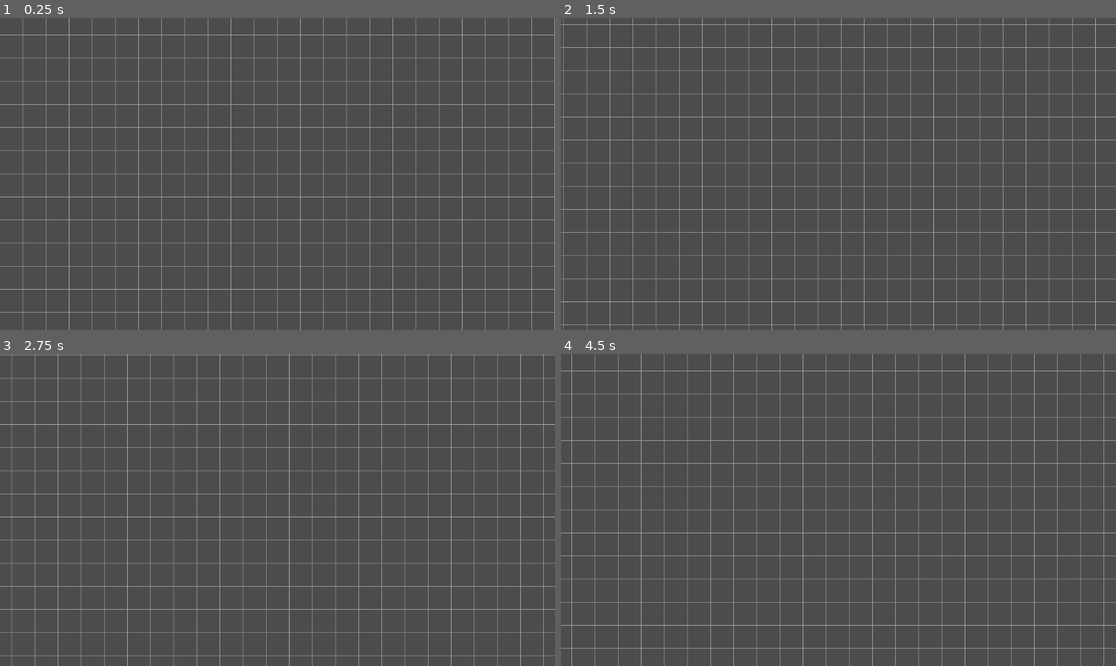
Above: before the commit, frames 1-4 (two rows, left to right).
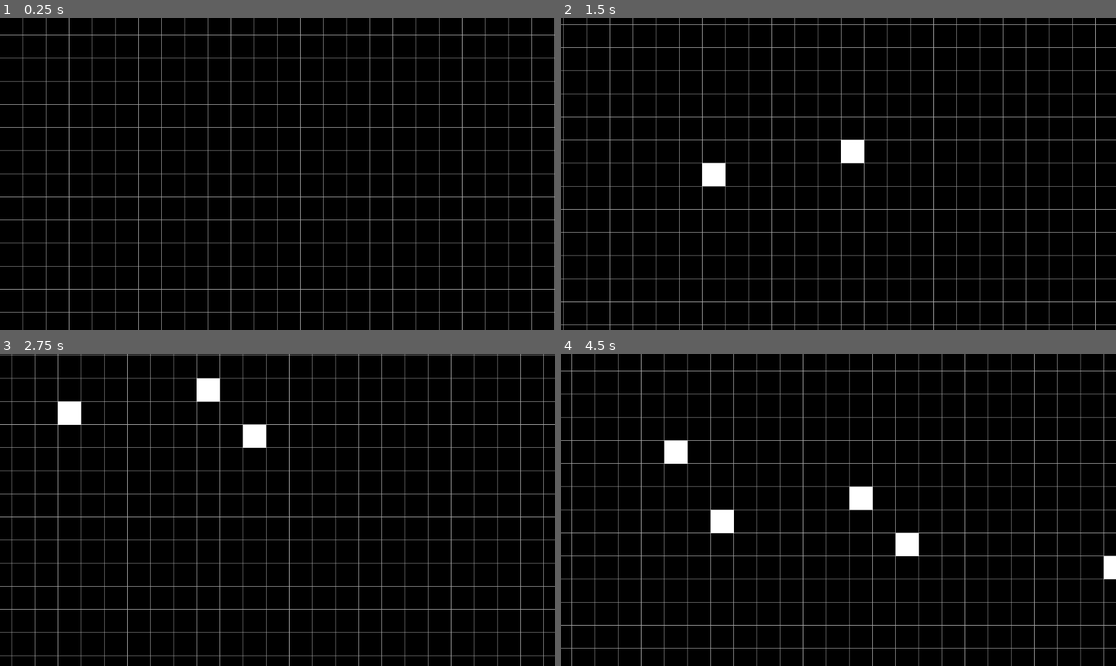
Above: after the commit, the same moments.

Repository: jevonsp/game-collection
Game: Godot game, scene res://life/conway's_game_of_life.tscn
Two runs of this game, one before a commit and one after it. Both use one fixed random seed, a clock stepped at 60 frames per second and the inputs below. This scene is started directly instead of the project's main scene.
Inputs (mouse positions are in pixels of both pictures, inside the frame that each line leads up to):
- Up to frame 1 (0.25 s): no input
- Up to frame 2 (1.5 s): tap Enter at 0.5 s; move the mouse to (960, 158) at 0.52 s; hold D (right) 0.53-1.28 s; click (960, 158) at 0.67 s; move the mouse to (727, 189) at 1.27 s; hold S (down) from 1.28 s (still down); click (727, 189) at 1.42 s
- Up to frame 3 (2.75 s): move the mouse to (333, 441) at 2.02 s; release S (down) at 2.03 s; hold D (right) from 2.03 s (still down); click (333, 441) at 2.17 s
- Up to frame 4 (4.5 s): move the mouse to (810, 572) at 2.77 s; release D (right) at 2.78 s; hold W (up) 2.78-3.53 s; click (810, 572) at 2.92 s; move the mouse to (1005, 556) at 3.52 s; hold A (left) from 3.53 s (still down); click (1005, 556) at 3.67 s; move the mouse to (672, 463) at 4.27 s; click (672, 463) at 4.42 s

The runs differ from the first frame. In frame 1, 97% of the frame differs, in the area x 0-100%, y 0-100%; in frame 2, 97%; in frame 3, 98%; in frame 4, 97%.

Commit message:
Background + Cell Placement
Was really easy to port over my snake code for this! :snake:

Diff:
--- a/life/conway's_game_of_life.tscn
+++ b/life/conway's_game_of_life.tscn
@@ -16,3 +16,14 @@
 [node name="CollisionShape2D" type="CollisionShape2D" parent="CameraBody"]
 visible = false
 shape = SubResource("CircleShape2D_dol0o")
+
+[node name="CanvasLayer" type="CanvasLayer" parent="."]
+layer = -1
+
+[node name="ColorRect" type="ColorRect" parent="CanvasLayer"]
+anchors_preset = 15
+anchor_right = 1.0
+anchor_bottom = 1.0
+grow_horizontal = 2
+grow_vertical = 2
+color = Color(0, 0, 0, 1)
--- a/life/life.gd
+++ b/life/life.gd
@@ -2,7 +2,7 @@
 
 const grid_color = Color.DARK_GRAY
 @export var grid_size: Vector2 = Vector2(48, 48)
-
+var occupied_cells: Array[Vector2] = []
 @onready var camera_body: CharacterBody2D = $CameraBody
 @onready var camera_2d: Camera2D = $CameraBody/Camera2D
 @onready var viewport: Viewport = get_viewport()
@@ -14,15 +14,25 @@
 func _input(event: InputEvent) -> void:
 	if event is InputEventMouseButton:
 		if event.button_index == MOUSE_BUTTON_LEFT and event.pressed:
-			print("left click")
-			print("world_pos=%s" % [get_world_mouse_pos()])
-			print("grid_pos=%s" % [get_grid_mouse_position()])
+			var grid_position = get_grid_mouse_position()
+			if grid_position in occupied_cells:
+				return
+			else:
+				occupied_cells.append(grid_position)
+			update_grid()
 		if event.button_index == MOUSE_BUTTON_RIGHT and event.pressed:
-			print("right click")
-			print("world_pos=%s" % [get_world_mouse_pos()])
-			print("grid_pos=%s" % [get_grid_mouse_position()])
+			var grid_position = get_grid_mouse_position()
+			if grid_position not in occupied_cells:
+				return
+			else:
+				occupied_cells.erase(grid_position)
+			update_grid()
 
 func _draw() -> void:
+	draw_grid()
+	draw_squares()
+
+func draw_grid():
 	if not camera_2d:
 		return
 
@@ -32,6 +42,7 @@
 
 	var world_top_left = camera_pos - (viewport_size * camera_zoom / 2)
 	var world_bottom_right = camera_pos + (viewport_size * camera_zoom / 2)
+
 
 	var extension_factor = 4
 	var extended_top_left = world_top_left - viewport_size * camera_zoom * extension_factor
@@ -57,6 +68,10 @@
 			grid_color
 		)
 
+func draw_squares():
+	for i in occupied_cells:
+		draw_rect(Rect2((Vector2(i) * grid_size), grid_size), Color.WHITE)
+
 func update_grid() -> void:
 	queue_redraw()
 
@@ -68,6 +83,6 @@
 func get_grid_mouse_position() -> Vector2:
 	var world_pos = get_world_mouse_pos()
 	return Vector2(
-		floor(world_pos.x / grid_size.x) * grid_size.x,
-		floor(world_pos.y / grid_size.y) * grid_size.y
+		floor(world_pos.x / grid_size.x),
+		floor(world_pos.y / grid_size.y)
 	)
